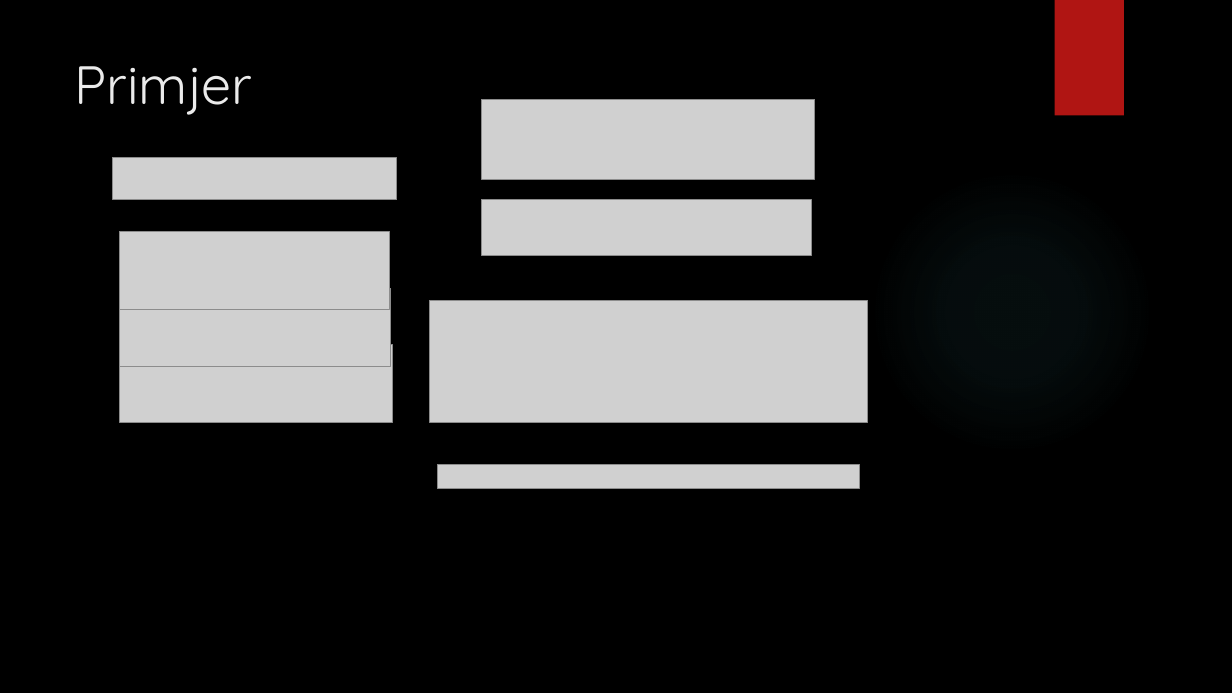
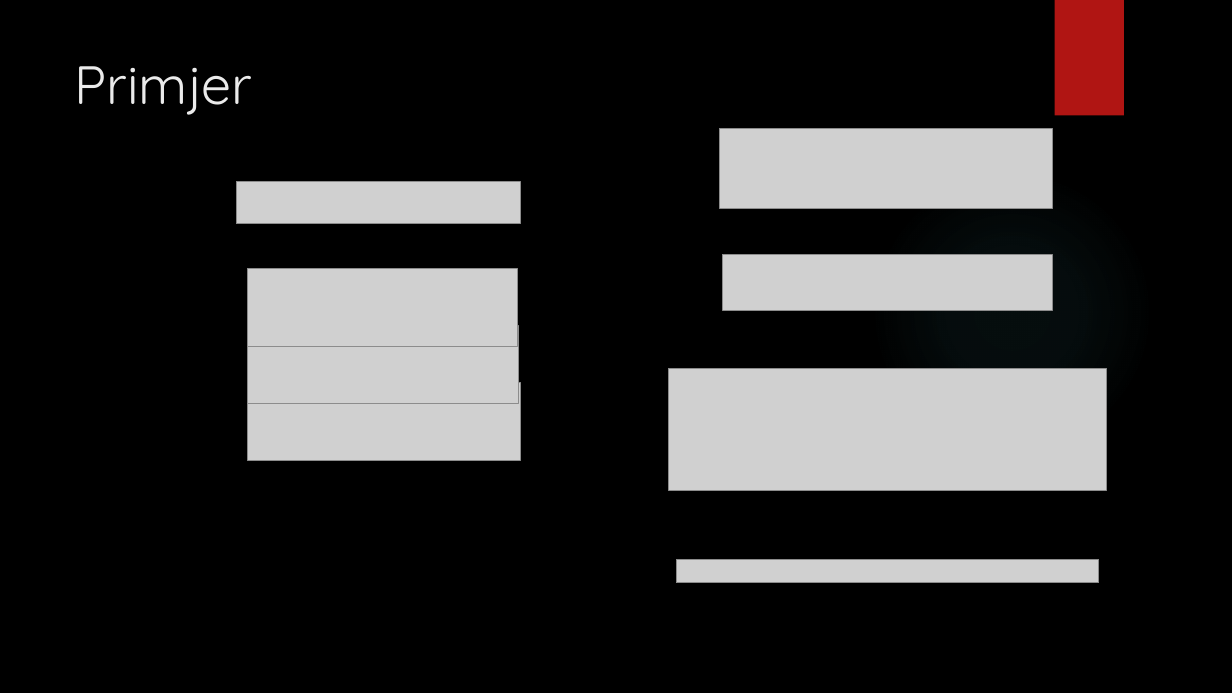
Before and after one commit to v-v/karkkainen-sanders, a slide deck: slide 9 of documentation/Izgradnja sufiksnog polja korištenjem Kärkkäinen – Sandersovog algoritma.pptx. Drawn at 1232x693 pixels with LibreOffice and Linux fonts; fonts in the diff are those of the drawing; grey boxes stand for pictures; background and template pictures are left out. Boxes give left, top, right and bottom in pixels: in the first picture for what was removed or moved away, otherwise in the second. Text is boxed around its words. In the diff, an @@ line names an element or a change of style, - is before the commit and + after.

```diff
--- a/documentation/Izgradnja sufiksnog polja korištenjem Kärkkäinen – Sandersovog algoritma.pptx
+++ b/documentation/Izgradnja sufiksnog polja korištenjem Kärkkäinen – Sandersovog algoritma.pptx
@@ picture moved from (x1=482, y1=99, x2=815, y2=178) to (x1=719, y1=128, x2=1052, y2=208) @@
@@ picture moved from (x1=113, y1=158, x2=396, y2=201) to (x1=237, y1=182, x2=520, y2=225) @@
@@ picture moved from (x1=120, y1=232, x2=390, y2=310) to (x1=248, y1=269, x2=518, y2=347) @@
@@ picture moved from (x1=482, y1=200, x2=811, y2=255) to (x1=723, y1=254, x2=1052, y2=310) @@
@@ picture moved from (x1=120, y1=288, x2=391, y2=366) to (x1=247, y1=326, x2=518, y2=404) @@
@@ picture moved from (x1=120, y1=345, x2=393, y2=423) to (x1=248, y1=383, x2=520, y2=461) @@
@@ picture moved from (x1=430, y1=300, x2=868, y2=422) to (x1=669, y1=368, x2=1107, y2=490) @@
@@ picture moved from (x1=437, y1=465, x2=860, y2=489) to (x1=677, y1=559, x2=1099, y2=583) @@
```
Also in this commit, not shown: 3 other slides changed, 1 other file.
